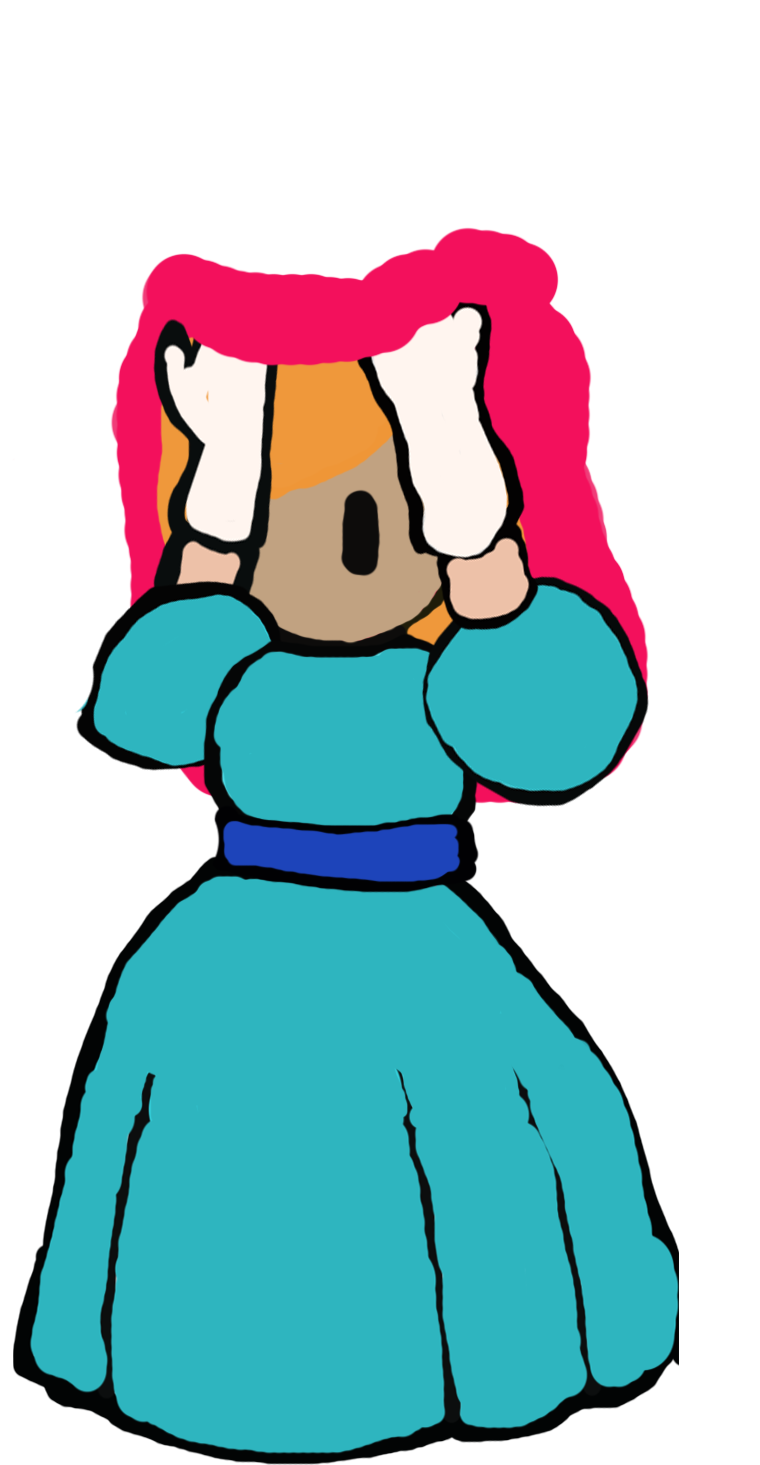
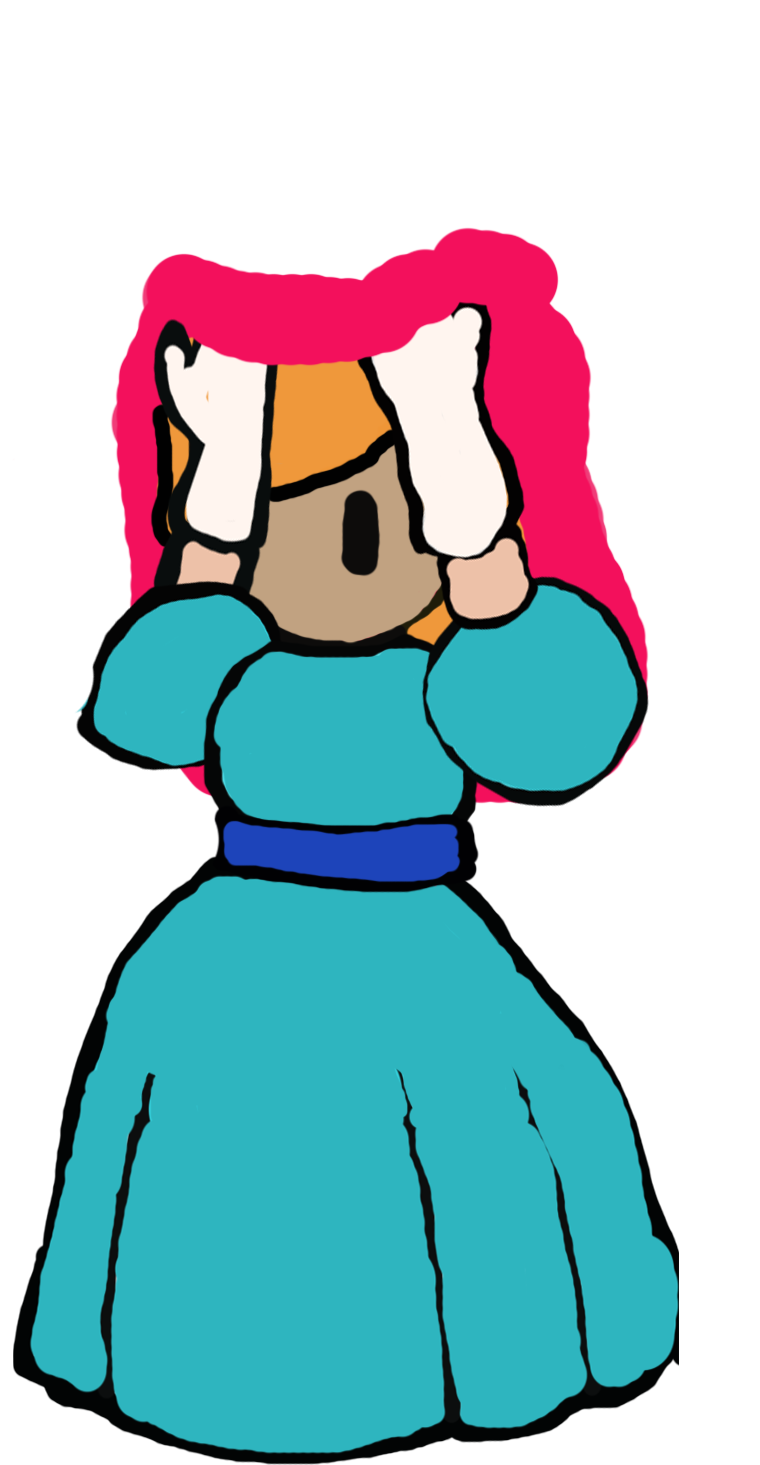
Two versions of the same layered image (760 × 1465). Layer-by-layer changes:
painted on "Hair" over [150, 403, 395, 548]
